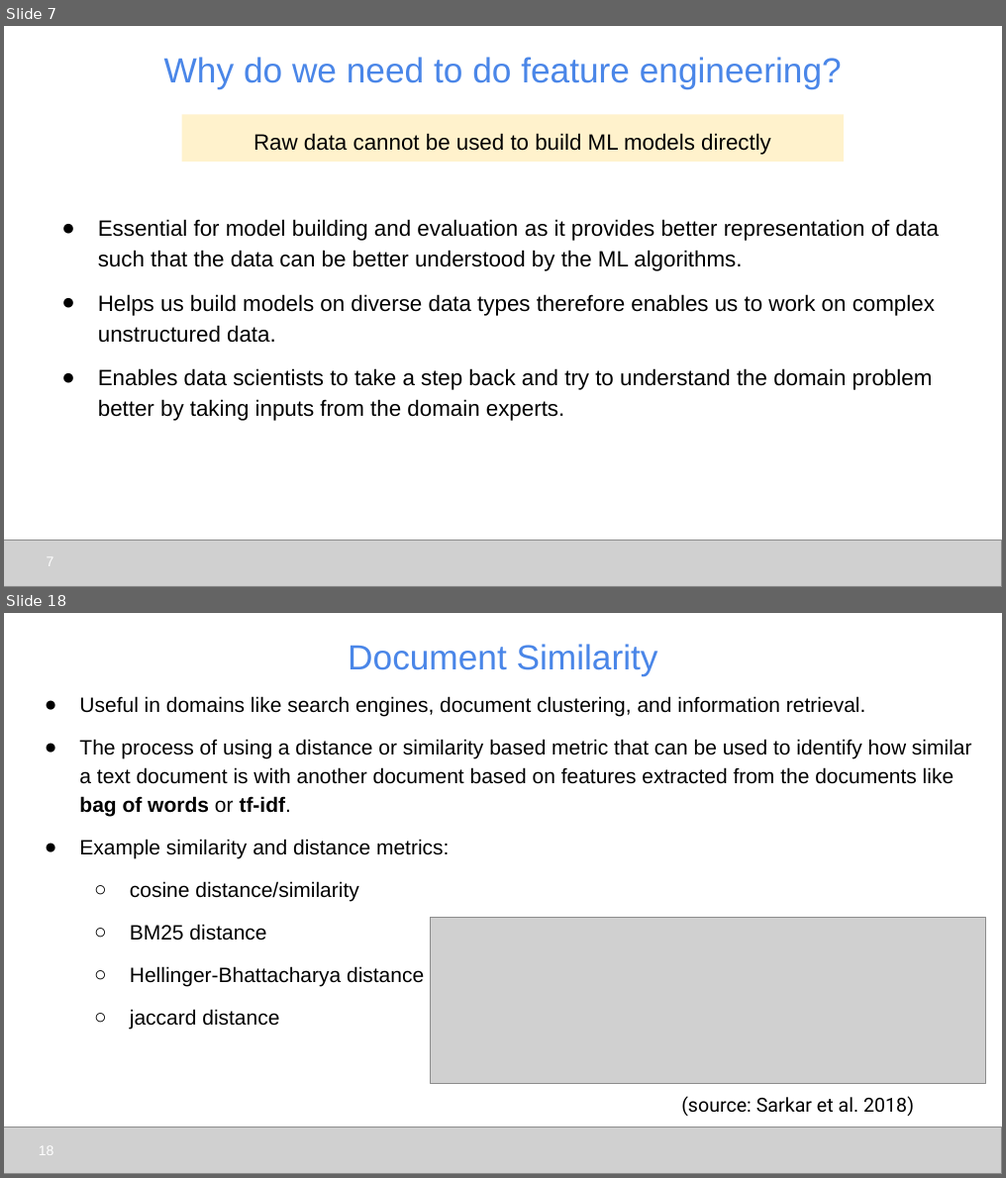
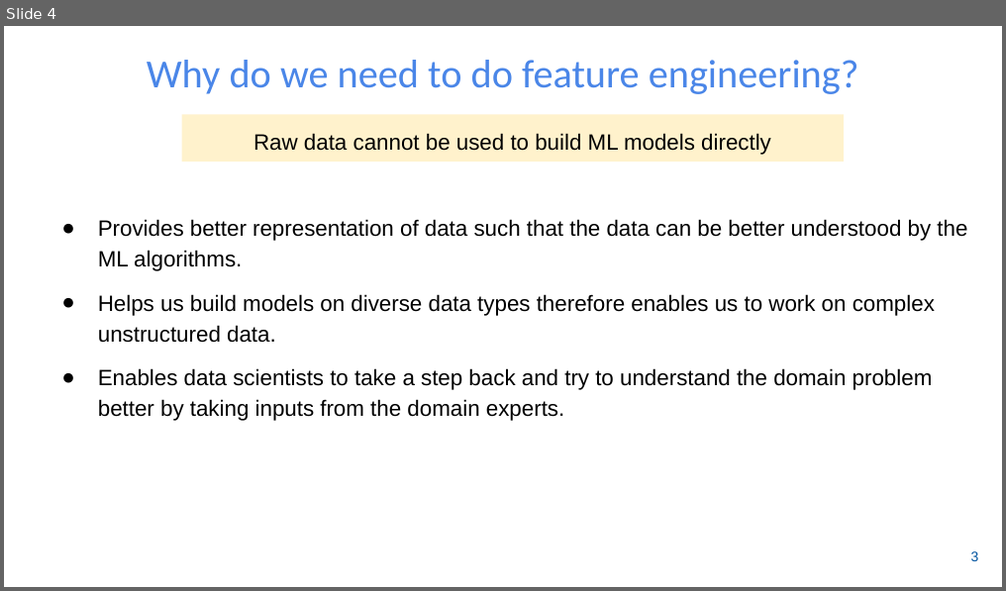
Before and after one commit to udel-cbcb/NIGMS-Sandbox-UD, a slide deck: Submodule_3/Lectures/Submodule_3_Lecture_2_Feature_Engineering_Scaling_Selection.pptx. Shown one above the other, each under a label of ours: slides 7 and 18 before the commit, slide 4 after it; the slides between them are not shown. The pictures are 1006x1178 and 1006x591 pixels, drawn with LibreOffice and Linux fonts; fonts in the diff are those of the drawing; grey boxes stand for pictures; background and template pictures are left out. Boxes give left, top, right and bottom in pixels: in the first picture for what was removed or moved away, otherwise in the second. Text is boxed around its words. In the diff, an @@ line names an element or a change of style, - is before the commit and + after.

```diff
--- a/Submodule_3/Lectures/Submodule_3_Lecture_2_Feature_Engineering_Scaling_Selection.pptx
+++ b/Submodule_3/Lectures/Submodule_3_Lecture_2_Feature_Engineering_Scaling_Selection.pptx
@@ slide 18 removed at [4,613,1002,1174], background #FFFFFF @@
@@ title removed at [348,644,658,676] @@
-Document Similarity
@@ text removed at [79,696,972,1030] @@
-● Useful in domains like search engines, document clustering, and information retrieval.
-● The process of using a distance or similarity based metric that can be used to identify how similar a text document is with another document based on features extracted from the documents like bag of words or tf-idf.
-● Example similarity and distance metrics:
-  ○ cosine distance/similarity
-  ○ BM25 distance
-  ○ Hellinger-Bhattacharya distance
-  ○ jaccard distance
@@ picture removed at [430,917,986,1083] @@
@@ text removed at [681,1096,914,1117] @@
-(source: Sarkar et al. 2018)
@@ picture removed at [4,1127,1002,1173] @@
@@ page number removed at [39,1147,54,1156] @@
-18
@@ what was slide 7 is now slide 4 @@
@@ slide 4 changed as well @@
@@ title "Why do we need to ..." at [147,60,859,94]: size 25.2 to 28.8 pt, font Arial to Calibri @@
@@ text at [98,219,967,272]: text changed @@
-● Essential for model building and evaluation as it provides better representation of data such that the data can be better understood by the ML algorithms.
+● Provides better representation of data such that the data can be better understood by the ML algorithms.
@@ picture removed at [4,540,1002,586] @@
@@ page number removed at [47,558,54,567] @@
-7
@@ page number added at [971,552,979,562], 10 pt, text #00539F @@
+3
```
Also in this commit, not shown: 12 other slides changed, 8 slides added, 16 other slides removed, 1 other file.
